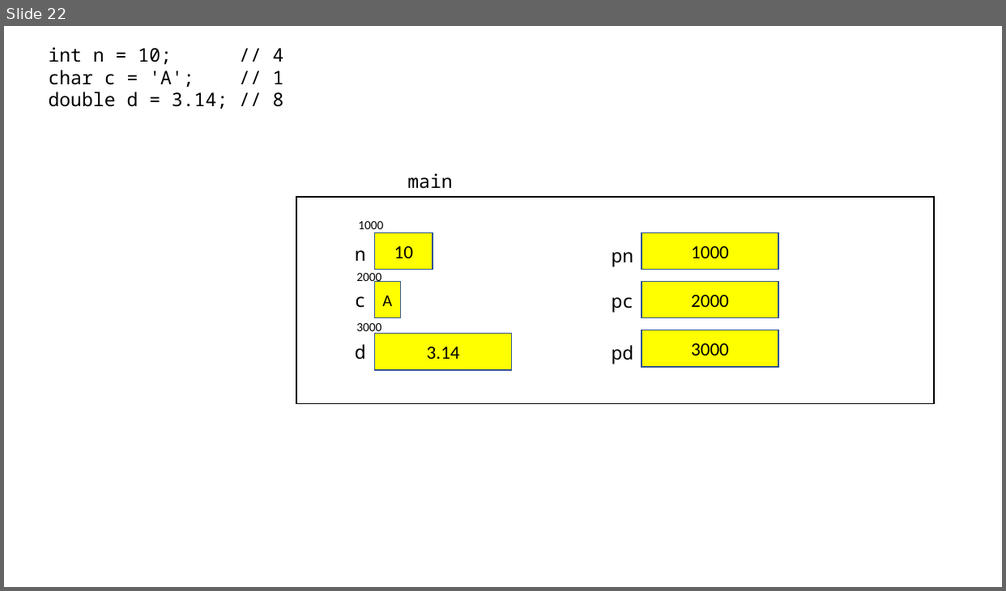
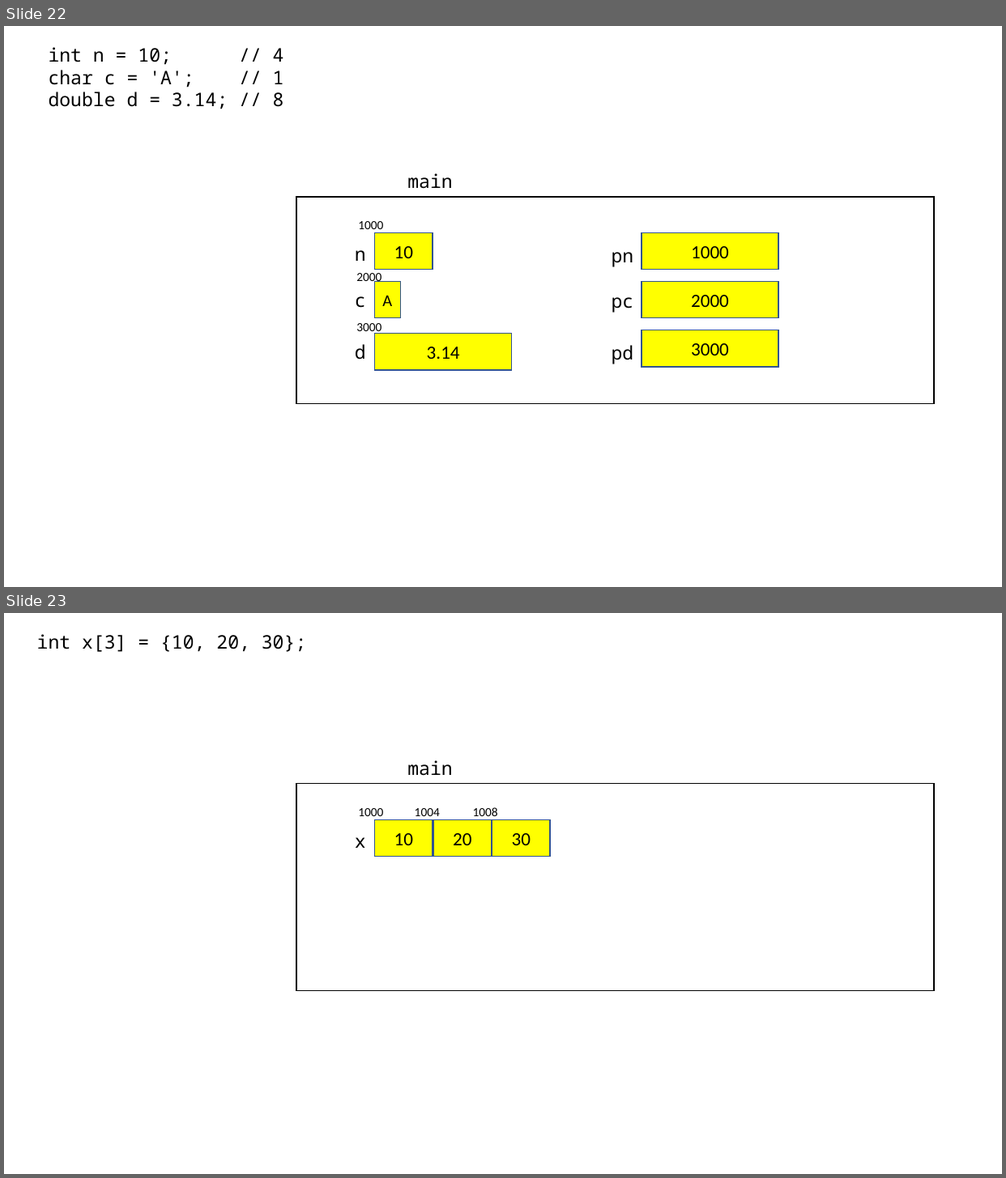
Before and after one commit to Seyoung9304/hyundai_swip, a slide deck: 230216.pptx. Shown one above the other, each under a label of ours: slide 22 before the commit, slides 22 and 23 after it. The pictures are 1006x591 and 1006x1178 pixels, drawn with LibreOffice and Linux fonts; fonts in the diff are those of the drawing. Boxes give left, top, right and bottom in pixels: in the first picture for what was removed or moved away, otherwise in the second. Text is boxed around its words. In the diff, an @@ line names an element or a change of style, - is before the commit and + after.

```diff
--- a/230216.pptx
+++ b/230216.pptx
@@ slide 23 added at [4,613,1002,1174], background #FFFFFF @@
@@ text added at [37,634,306,652], 18 pt, text #000000 @@
+int x[3] = {10, 20, 30};
@@ text added at [407,760,452,776], 18 pt, text #000000 @@
+main
@@ rectangle added at [296,784,935,990], fill #FFFFFF, outline #000000 1 pt @@
@@ text added at [358,808,383,820], 12 pt, text #000000 @@
+1000
@@ rectangle added at [374,820,432,856], fill #FFFF00, outline #325491 1 pt, 18 pt, text #000000 @@
+10
@@ text added at [415,808,440,820], 12 pt, text #000000 @@
+1004
@@ rectangle added at [434,820,492,856], fill #FFFF00, outline #325491 1 pt, 18 pt, text #000000 @@
+20
@@ text added at [473,807,498,820], 12 pt, text #000000 @@
+1008
@@ rectangle added at [492,820,550,856], fill #FFFF00, outline #325491 1 pt, 18 pt, text #000000 @@
+30
@@ text added at [355,837,366,848], 18 pt, text #000000 @@
+x
```
Also in this commit, not shown: 1 other file.
